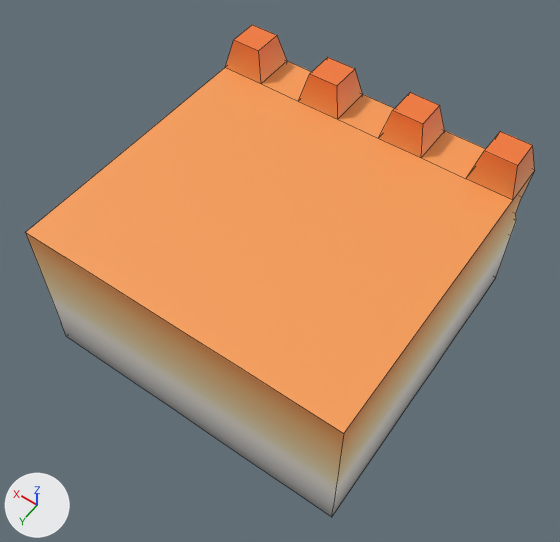
Renders of the FBX model Assets/Models/TileSets/Tileset 1/sFort2.001.fbx from each side of a commit.
Camera for both pictures: a 50 mm camera at (-0.833, 1.206, 1.809) aimed at (-0.013, 0.059, 0.006). Every picture has the same lights, and +X, +Y and +Z are marked at lower left. Mesh edges are drawn as thin lines. Where no turn or scale is listed for an object, it has been applied to the vertices.

The older version as bpy lines, for what is in view:
```python
me_cube_063 = bpy.data.meshes.new('Cube.063')
me_cube_063.from_pydata(...)  # 162 vertices, 101 faces; spans x -0.5..0.5, y -0.5..0.5, z -0.25..0.35
me_cube_063.materials.append(mat_foundationtexture)  # picture img_badnorthtilesettexture_jpg
ob_sfort2_001 = bpy.data.objects.new('sFort2.001', me_cube_063)
ob_sfort2_001.location = (0.0, 0.0, 0.0)
```
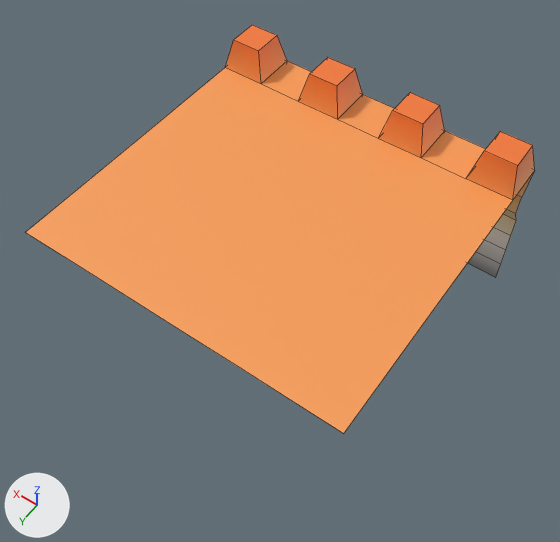
What changed in the scene script:
```text
Change me_cube_063:
    used by ob_sfort2_001; location = (0.0, 0.0, 0.0)
    remove me_cube_063.from_pydata(...)  # 162 vertices, 101 faces; spans x -0.5..0.5, y -0.5..0.5, z -0.25..0.35
    add me_cube_063.from_pydata(...)  # 130 vertices, 97 faces; spans x -0.5..0.5, y -0.5..0.5, z -0.25..0.35
    me_cube_063 part 1
    32 vertices are removed from x -0.5..0.5, y -0.357..0.5, z -0.25..0.179
    4 faces are deleted
```

What differs and where, as boxes (x1, y1, x2, y2) in the pictures (560 x 542 px):
'sFort2.001', reshaped (17% shorter): before (26, 25, 535, 517); after (26, 25, 535, 433)
part 1 of me_cube_063, deleted: before (26, 173, 533, 517)
